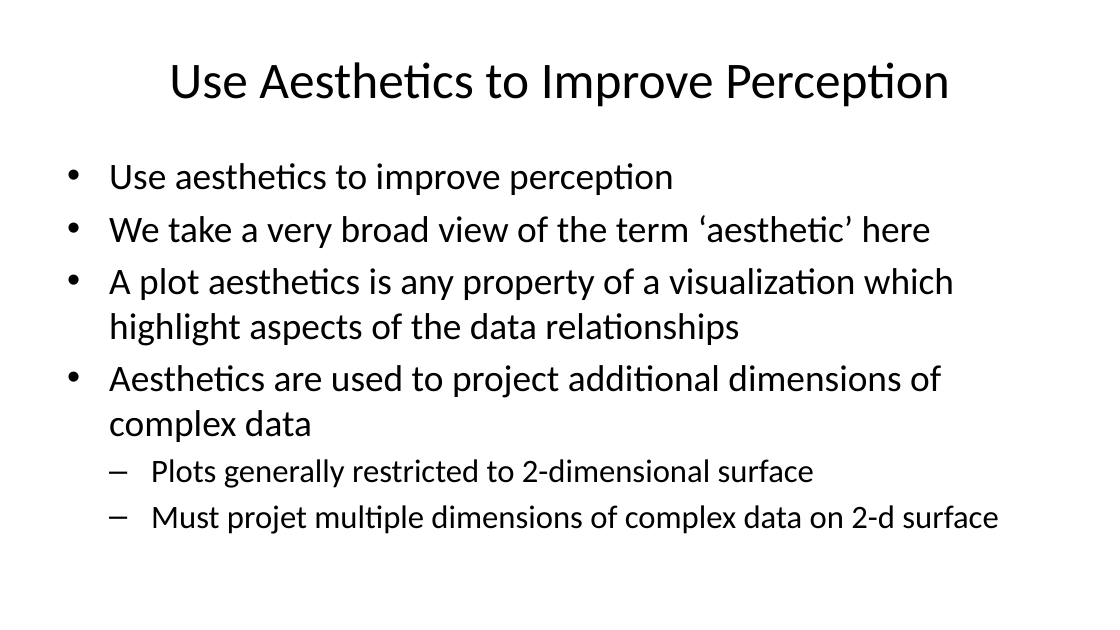
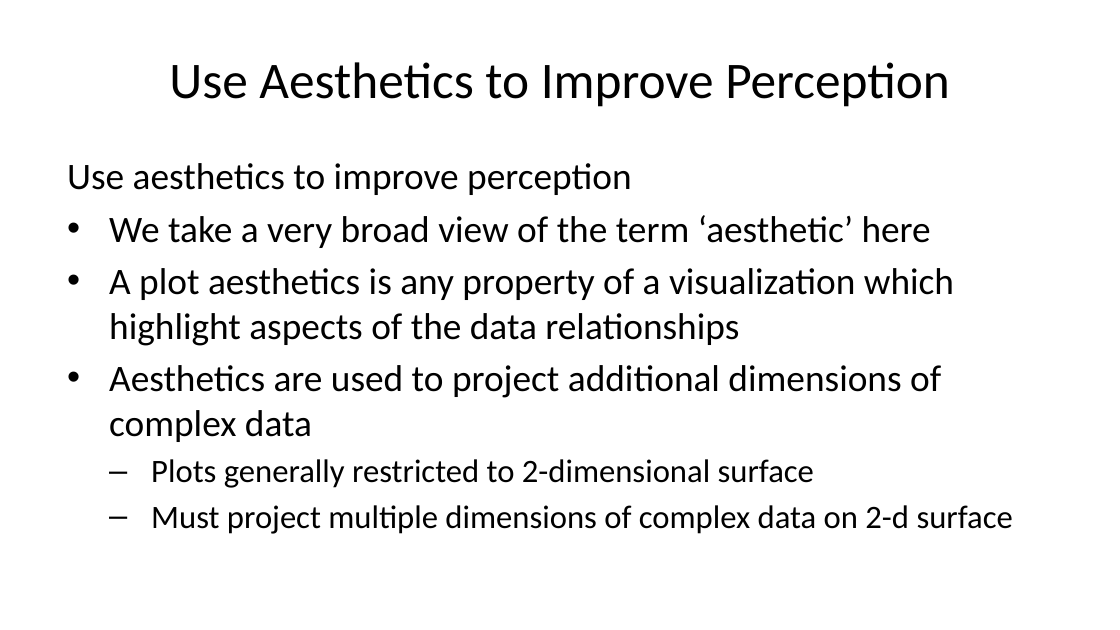
Before and after one commit to StephenElston/CSCI-E-83, a slide deck: slide 21 of LectureSlides/01_PreceptionForScientificVisualization.pptx. Drawn at 1120x630 pixels with LibreOffice and Linux fonts; fonts in the diff are those of the drawing. Boxes give left, top, right and bottom in pixels: in the first picture for what was removed or moved away, otherwise in the second. Text is boxed around its words. In the diff, an @@ line names an element or a change of style, - is before the commit and + after.

```diff
--- a/LectureSlides/01_PreceptionForScientificVisualization.pptx
+++ b/LectureSlides/01_PreceptionForScientificVisualization.pptx
@@ text at <box>67,163,632,195</box>: bullet • to none @@
@@ text at <box>151,505,1013,534</box>: text changed @@
-  – Must projet multiple dimensions of complex data on 2-d surface
+  – Must project multiple dimensions of complex data on 2-d surface
```
Also in this commit, not shown: 29 other slides changed, 4 slides added, 2 slides removed.
